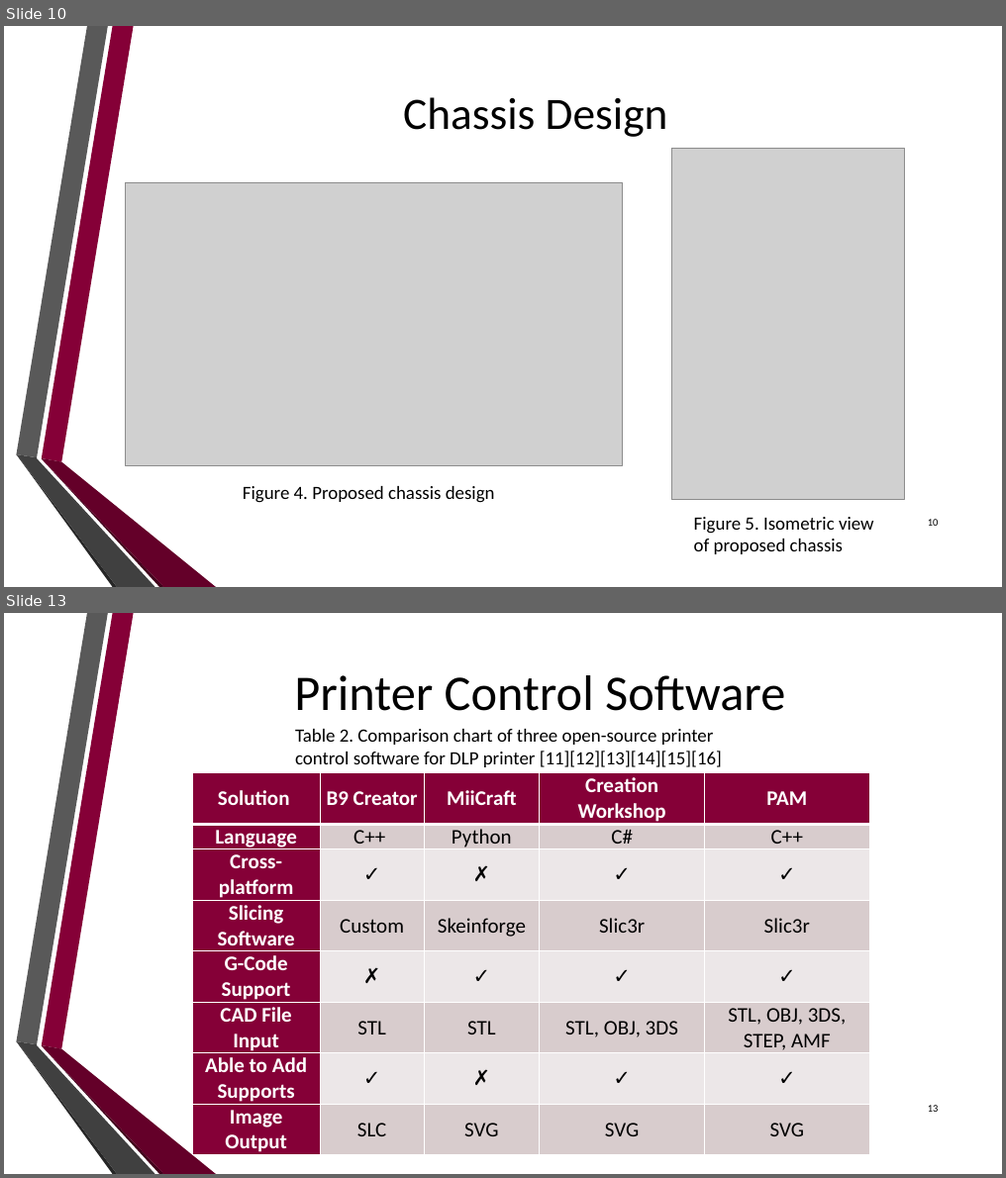
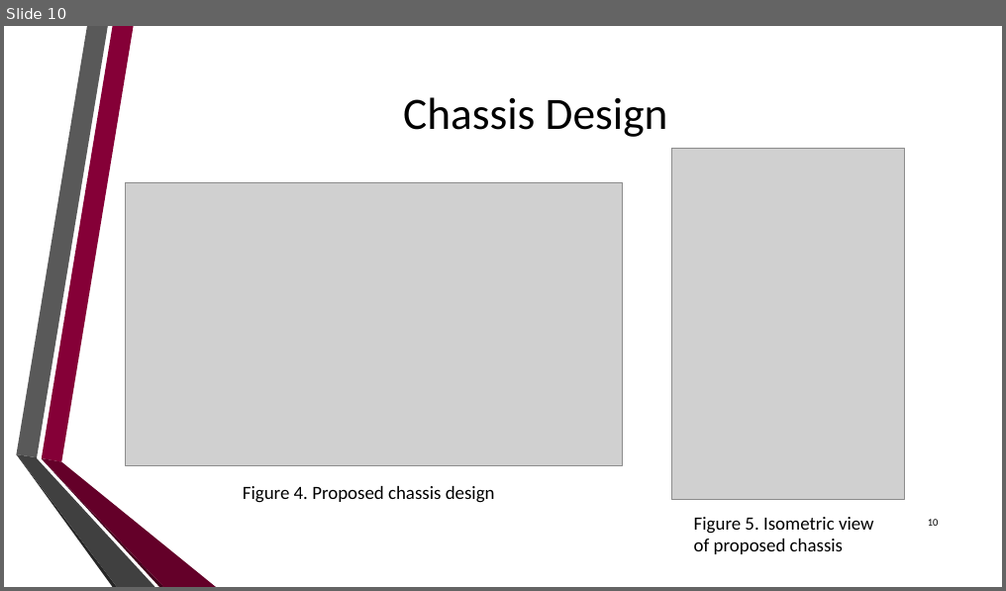
Before and after one commit to dan-olsen/SeniorDesign, a slide deck: Presentations/DesignPres/DesignPres-75.pptx. Shown one above the other, each under a label of ours: slides 10 and 13 before the commit, slide 10 after it; the slides between them are not shown. The pictures are 1006x1178 and 1006x591 pixels, drawn with LibreOffice and Linux fonts; fonts in the diff are those of the drawing; grey boxes stand for pictures; background and template pictures are left out. Boxes give left, top, right and bottom in pixels: in the first picture for what was removed or moved away, otherwise in the second. Text is boxed around its words. In the diff, an @@ line names an element or a change of style, - is before the commit and + after.

```diff
--- a/Presentations/DesignPres/DesignPres-75.pptx
+++ b/Presentations/DesignPres/DesignPres-75.pptx
@@ slide 13 removed at <box>4,613,1002,1174</box>, background picture (left out); not listed: 6 template elements that a slide beside it also shows @@
@@ title removed at <box>294,675,785,711</box> @@
-Printer Control Software
@@ text removed at <box>295,729,722,767</box> @@
-Table 2. Comparison chart of three open-source printer
-control software for DLP printer [11][12][13][14][15][16]
@@ table removed at <box>192,773,869,1159</box>, 8 rows, 5 columns @@
-Solution | B9 Creator | MiiCraft | Creation Workshop | PAM
-Language | C++ | Python | C# | C++
-Cross-platform | ✓ | ✗ | ✓ | ✓
-Slicing Software | Custom | Skeinforge | Slic3r | Slic3r
-G-Code Support | ✗ | ✓ | ✓ | ✓
-CAD File Input | STL | STL | STL, OBJ, 3DS | STL, OBJ, 3DS, STEP, AMF
-Able to Add Supports | ✓ | ✗ | ✓ | ✓
-Image Output | SLC | SVG | SVG | SVG
@@ page number removed at <box>928,1105,939,1112</box> @@
-13
```
Also in this commit, not shown: 4 slides changed, 11 slides added, 4 other slides removed.
